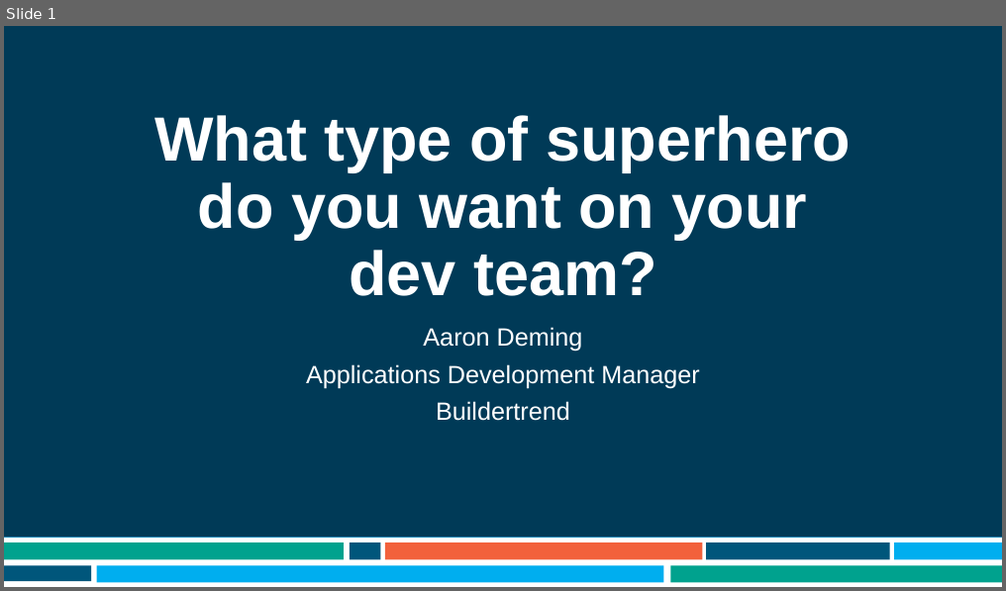
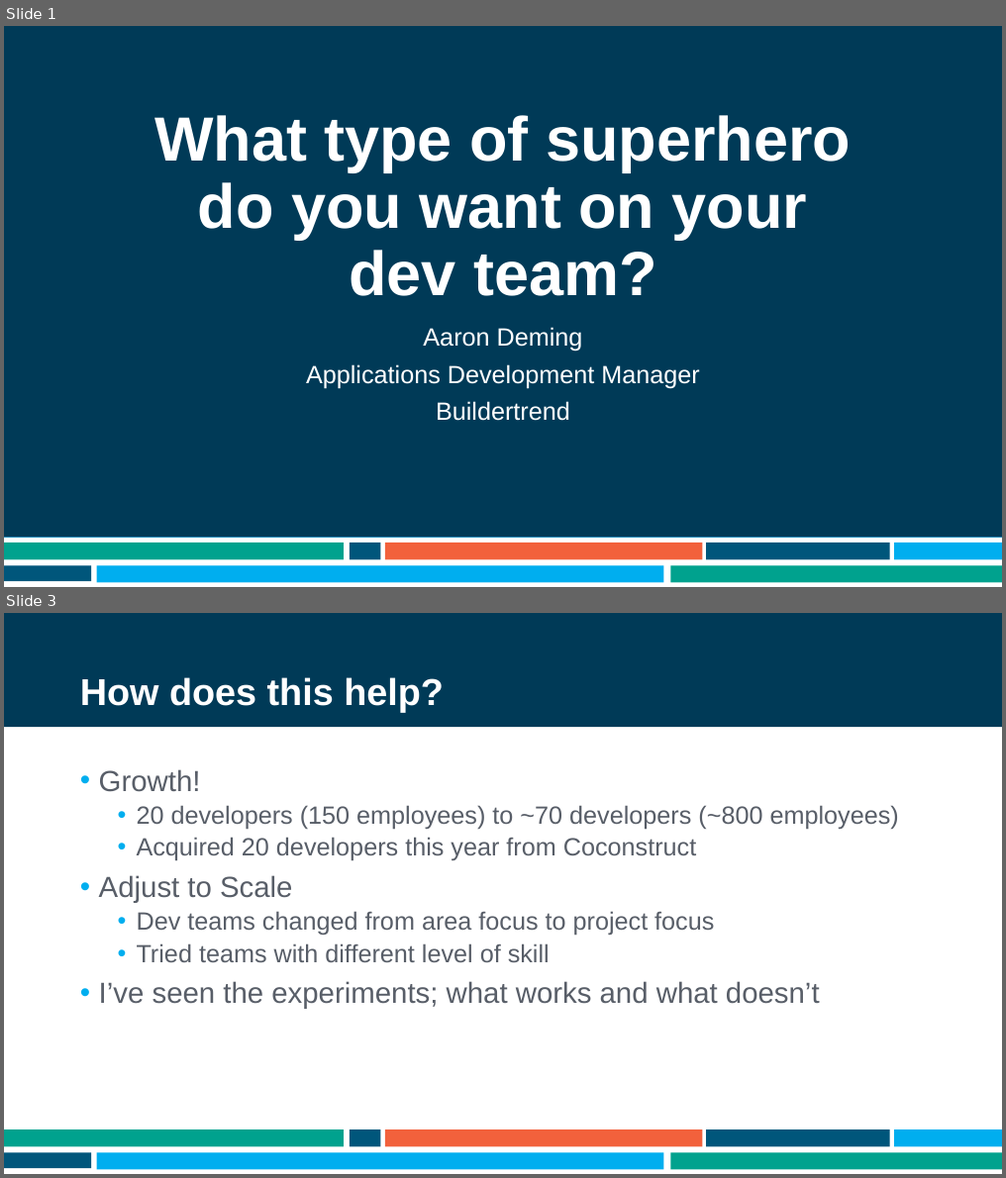
Before and after one commit to ademing/nebraska-code-2021, a slide deck: Presentation.pptx. Shown one above the other, each under a label of ours: slide 1 before the commit, slides 1 and 3 after it; the slides between them are not shown. The pictures are 1006x591 and 1006x1178 pixels, drawn with LibreOffice and Linux fonts; fonts in the diff are those of the drawing; background and template pictures are left out. Boxes give left, top, right and bottom in pixels: in the first picture for what was removed or moved away, otherwise in the second. Text is boxed around its words. In the diff, an @@ line names an element or a change of style, - is before the commit and + after.

Commit message:
Added a few slides

```diff
--- a/Presentation.pptx
+++ b/Presentation.pptx
@@ slide 3 added at box(4, 613, 1002, 1174), background #FFFFFF; not listed: 9 template elements that a slide beside it also shows @@
@@ title added at box(80, 677, 444, 712), 36 pt, text #FFFFFF, bold @@
+How does this help?
@@ text added at box(99, 769, 899, 1009), 24 pt, text #585E68 @@
+• Growth!
+  • 20 developers (150 employees) to ~70 developers (~800 employees)
+  • Acquired 20 developers this year from Coconstruct
+• Adjust to Scale
+  • Dev teams changed from area focus to project focus
+  • Tried teams with different level of skill
+• I’ve seen the experiments; what works and what doesn’t
```
Also in this commit, not shown: 5 other slides added.
